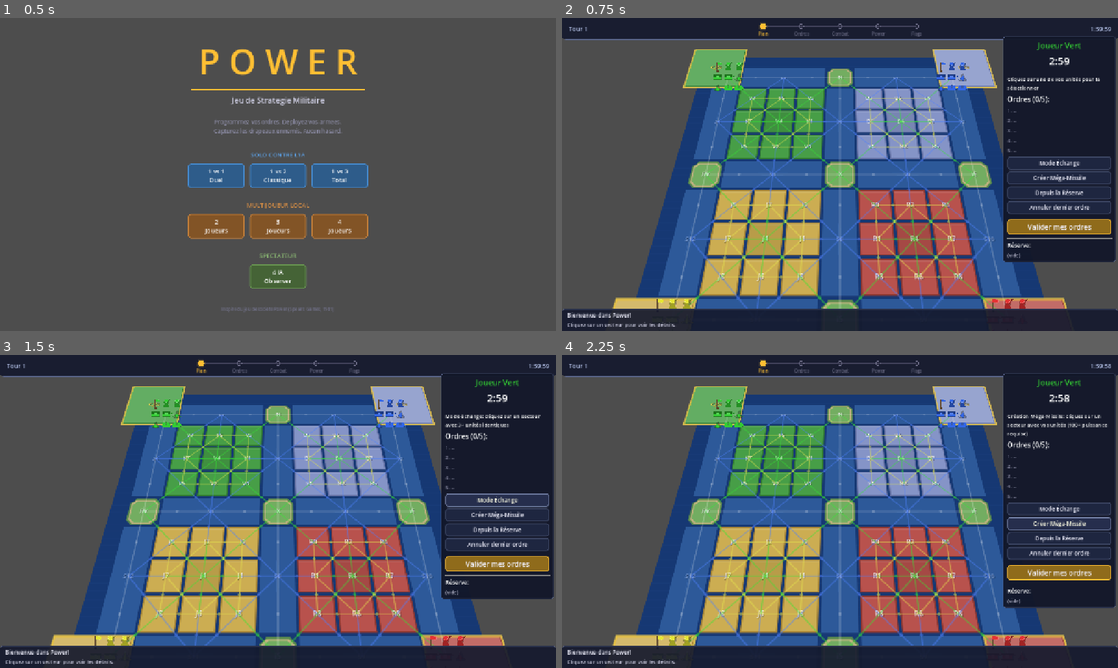
Above: before the commit, frames 1-4 (two rows, left to right).
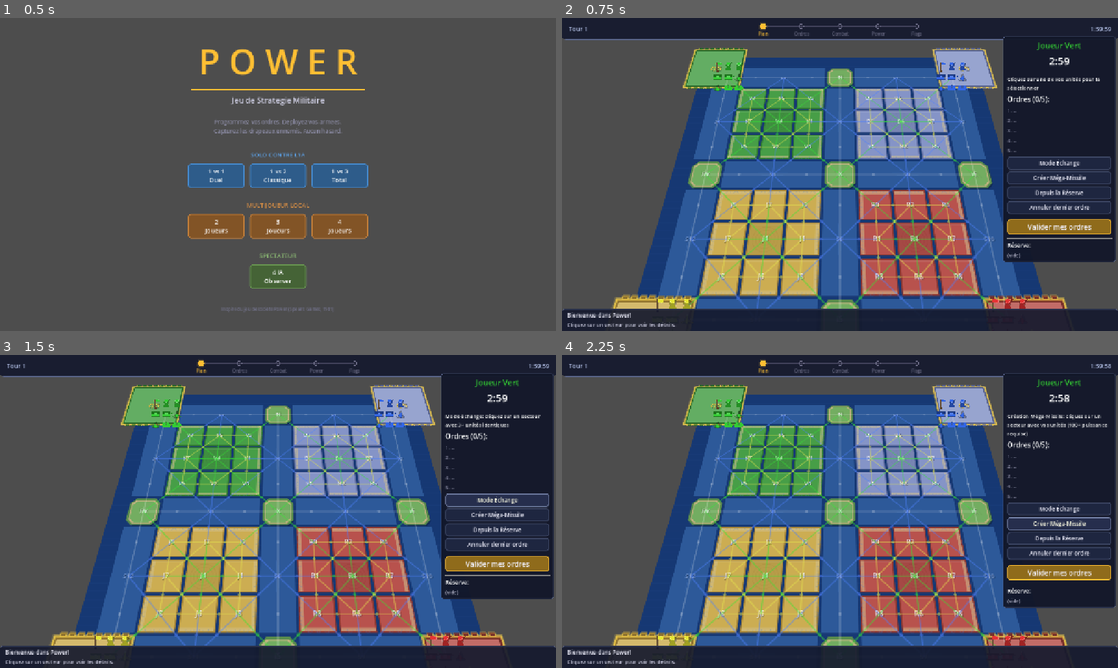
Above: after the commit, the same moments.

Repository: Njko/power_the_game
Game: Godot game, scene res://scenes/main.tscn
Two runs of this game, one before a commit and one after it. Both use one fixed random seed, a clock stepped at 60 frames per second and the inputs below.
Inputs:
- Up to frame 1 (0.5 s): no input
- Up to frame 2 (0.75 s): click "1 vs 1 Duel" at 0.5 s
- Up to frame 3 (1.5 s): click "Mode Échange" at 1.25 s
- Up to frame 4 (2.25 s): click "Créer Méga-Missile" at 2 s

Frame 1 is identical in both runs. In frame 2, 3.2% of the frame differs, in the area x 9-91%, y 9-93%; in frame 3, 3.2%; in frame 4, 3.2%.

Commit message:
feat: visual relief for board sectors — coastal sand, hill contours, island shadows, HQ battlements
Coastal sectors now show sand fringes on sea-facing edges with geometric
probe detection, plus wave arcs. Hill sectors (zone 4) have concentric
contour lines and a peak symbol. Islands get drop shadows and rock
hatching. HQs feature crenellated walls and a golden star emblem.

Co-Authored-By: Claude Opus 4.6 (1M context) <noreply@anthropic.com>

Diff:
--- a/scripts/board/board_renderer.gd
+++ b/scripts/board/board_renderer.gd
@@ -25,6 +25,8 @@
 const COLOR_LABEL_SHADOW := Color(0, 0, 0, 0.5)
 const COLOR_LABEL := Color(0.95, 0.95, 0.95)
 const COLOR_LABEL_DARK := Color(0.15, 0.15, 0.15)
+const COLOR_SAND := Color(0.82, 0.75, 0.55)
+const COLOR_WAVE_COAST := Color(0.3, 0.5, 0.8, 0.25)
 
 # Couleurs de territoire (base + bordure)
 const TERRITORY_COLORS := {
@@ -293,6 +295,8 @@
 			_draw_island_sector(inner, sector_id)
 		GameEnums.SectorType.HQ:
 			_draw_hq_sector(inner, sector)
+		GameEnums.SectorType.COASTAL:
+			_draw_coastal_sector(inner, sector, sector_id)
 		_:
 			_draw_land_sector(inner, sector, sector_id)
 
@@ -302,12 +306,12 @@
 	var fill: Color = colors[0]
 	var edge: Color = colors[1]
 
-	# Secteur central (4) légèrement plus foncé
 	var num := sector_id.right(1).to_int() if sector_id.length() > 1 else -1
-	if num == 4:
+	var is_hill := (num == 4)
+	if is_hill:
 		fill = fill.darkened(0.1)
 
-	# Fond avec bordure arrondie simulée
+	# Fond avec bordure
 	draw_rect(rect, edge)
 	var inner := Rect2(rect.position + Vector2(2, 2), rect.size - Vector2(4, 4))
 	draw_rect(inner, fill)
@@ -316,7 +320,118 @@
 	var shine := Rect2(inner.position, Vector2(inner.size.x, 3))
 	draw_rect(shine, Color(1, 1, 1, 0.08))
 
-	# Label
+	# Colline centrale: courbes de niveau + sommet
+	if is_hill:
+		var c := rect.get_center()
+		var hw := rect.size.x * 0.5
+		var contour_color := Color(edge.r, edge.g, edge.b, 0.3)
+		# 3 ellipses concentriques
+		for i in range(3):
+			var r: float = hw * (0.35 + 0.2 * i)
+			draw_arc(c, r, 0, TAU, 24, contour_color, 1.0)
+		# Symbole sommet (petit triangle)
+		var ts := 5.0  # taille du triangle
+		var peak_color := fill.lightened(0.25)
+		var triangle := PackedVector2Array([
+			c + Vector2(0, -ts),
+			c + Vector2(-ts * 0.8, ts * 0.6),
+			c + Vector2(ts * 0.8, ts * 0.6),
+		])
+		draw_colored_polygon(triangle, peak_color)
+
+	_draw_sector_label(rect, sector_id, COLOR_LABEL, 10)
+
+func _draw_coastal_sector(rect: Rect2, sector: Sector, sector_id: String) -> void:
+	var prefix := sector_id.left(1)
+	var colors: Array = TERRITORY_COLORS.get(prefix, [Color.GRAY, Color.DIM_GRAY])
+	var fill: Color = colors[0]
+	var edge: Color = colors[1]
+
+	# Fond de base (comme land)
+	draw_rect(rect, edge)
+	var inner := Rect2(rect.position + Vector2(2, 2), rect.size - Vector2(4, 4))
+	draw_rect(inner, fill)
+
+	# Reflet subtil en haut
+	var shine := Rect2(inner.position, Vector2(inner.size.x, 3))
+	draw_rect(shine, Color(1, 1, 1, 0.08))
+
+	# Détecter les bords adjacents à la mer/île par intersection géométrique
+	var sand_color := Color(COLOR_SAND.r, COLOR_SAND.g, COLOR_SAND.b, 0.55)
+	var band := 5.0
+	var probe := 6.0  # Distance de sonde au-delà du bord
+
+	# Sondes pour chaque bord : petits rects qui dépassent de chaque côté
+	var edge_probes := {
+		"top": Rect2(rect.position.x, rect.position.y - probe, rect.size.x, probe),
+		"bottom": Rect2(rect.position.x, rect.end.y, rect.size.x, probe),
+		"left": Rect2(rect.position.x - probe, rect.position.y, probe, rect.size.y),
+		"right": Rect2(rect.end.x, rect.position.y, probe, rect.size.y),
+	}
+
+	# Trouver quels bords touchent un secteur mer/île
+	var sea_edges: Array[String] = []
+	for edge_name in edge_probes:
+		var probe_rect: Rect2 = edge_probes[edge_name]
+		for other_id in sector_rects:
+			if other_id == sector_id:
+				continue
+			var other_sector: Sector = board_data.get_sector(other_id) if board_data else null
+			if other_sector == null:
+				continue
+			if other_sector.sector_type != GameEnums.SectorType.SEA and other_sector.sector_type != GameEnums.SectorType.ISLAND:
+				continue
+			if probe_rect.intersects(sector_rects[other_id]):
+				sea_edges.append(edge_name)
+				break
+
+	# Dessiner la frange sable sur chaque bord détecté
+	for edge_name in sea_edges:
+		match edge_name:
+			"top":
+				draw_rect(Rect2(inner.position.x, inner.position.y, inner.size.x, band), sand_color)
+			"bottom":
+				draw_rect(Rect2(inner.position.x, inner.end.y - band, inner.size.x, band), sand_color)
+			"left":
+				draw_rect(Rect2(inner.position.x, inner.position.y, band, inner.size.y), sand_color)
+			"right":
+				draw_rect(Rect2(inner.end.x - band, inner.position.y, band, inner.size.y), sand_color)
+
+	# Coins sable : si deux bords adjacents ont du sable, remplir le coin
+	if "top" in sea_edges and "left" in sea_edges:
+		draw_rect(Rect2(inner.position.x, inner.position.y, band, band), sand_color)
+	if "top" in sea_edges and "right" in sea_edges:
+		draw_rect(Rect2(inner.end.x - band, inner.position.y, band, band), sand_color)
+	if "bottom" in sea_edges and "left" in sea_edges:
+		draw_rect(Rect2(inner.position.x, inner.end.y - band, band, band), sand_color)
+	if "bottom" in sea_edges and "right" in sea_edges:
+		draw_rect(Rect2(inner.end.x - band, inner.end.y - band, band, band), sand_color)
+
+	# Petites vagues le long des bords mer
+	var wave_color := COLOR_WAVE_COAST
+	for edge_name in sea_edges:
+		match edge_name:
+			"right":
+				var wx: float = inner.end.x - 3.0
+				for j in range(3):
+					var wy: float = inner.position.y + inner.size.y * (0.25 + 0.25 * j)
+					draw_arc(Vector2(wx, wy), 4.0, -PI * 0.5, PI * 0.5, 6, wave_color, 1.0)
+			"left":
+				var wx: float = inner.position.x + 3.0
+				for j in range(3):
+					var wy: float = inner.position.y + inner.size.y * (0.25 + 0.25 * j)
+					draw_arc(Vector2(wx, wy), 4.0, PI * 0.5, PI * 1.5, 6, wave_color, 1.0)
+			"bottom":
+				var wy: float = inner.end.y - 3.0
+				for j in range(3):
+					var wx: float = inner.position.x + inner.size.x * (0.25 + 0.25 * j)
+					draw_arc(Vector2(wx, wy), 4.0, 0, PI, 6, wave_color, 1.0)
+			"top":
+				var wy: float = inner.position.y + 3.0
+				for j in range(3):
+					var wx: float = inner.position.x + inner.size.x * (0.25 + 0.25 * j)
+					draw_arc(Vector2(wx, wy), 4.0, PI, TAU, 6, wave_color, 1.0)
+
 	_draw_sector_label(rect, sector_id, COLOR_LABEL, 10)
 
 func _draw_sea_sector(rect: Rect2, sector_id: String) -> void:
@@ -340,19 +455,25 @@
 	var c := rect.get_center()
 	var hw := rect.size.x / 2 - CELL_PADDING
 	var hh := rect.size.y / 2 - CELL_PADDING
-	var cut := hw * 0.35  # Taille de la coupe des coins
+	var cut := hw * 0.35
 
 	# Points de l'octogone (sens horaire depuis haut-gauche)
 	var points := PackedVector2Array([
-		c + Vector2(-hw + cut, -hh),      # haut-gauche → droite
-		c + Vector2(hw - cut, -hh),        # haut-droite → gauche
-		c + Vector2(hw, -hh + cut),        # haut-droite → bas
-		c + Vector2(hw, hh - cut),         # bas-droite → haut
-		c + Vector2(hw - cut, hh),         # bas-droite → gauche
-		c + Vector2(-hw + cut, hh),        # bas-gauche → droite
-		c + Vector2(-hw, hh - cut),        # bas-gauche → haut
-		c + Vector2(-hw, -hh + cut),       # haut-gauche → bas
+		c + Vector2(-hw + cut, -hh),
+		c + Vector2(hw - cut, -hh),
+		c + Vector2(hw, -hh + cut),
+		c + Vector2(hw, hh - cut),
+		c + Vector2(hw - cut, hh),
+		c + Vector2(-hw + cut, hh),
+		c + Vector2(-hw, hh - cut),
+		c + Vector2(-hw, -hh + cut),
 	])
+
+	# Ombre portée (effet d'élévation)
+	var shadow_points := PackedVector2Array()
+	for p in points:
+		shadow_points.append(p + Vector2(3, 3))
+	draw_colored_polygon(shadow_points, Color(0, 0, 0, 0.3))
 
 	# Bordure de plage (octogone extérieur)
 	draw_colored_polygon(points, Color(0.75, 0.70, 0.50))
@@ -363,10 +484,20 @@
 		inner_points.append(c + (p - c) * 0.85)
 	draw_colored_polygon(inner_points, COLOR_ISLAND)
 
-	# Bordure
-	draw_polyline(points, COLOR_ISLAND_EDGE, 1.5, true)
-	# Fermer le polyline (dernier → premier point)
-	draw_line(points[-1], points[0], COLOR_ISLAND_EDGE, 1.5)
+	# Bordure épaisse
+	draw_polyline(points, COLOR_ISLAND_EDGE, 2.0, true)
+	draw_line(points[-1], points[0], COLOR_ISLAND_EDGE, 2.0)
+
+	# Hachures rocheuses (lignes diagonales)
+	var hatch_color := Color(COLOR_ISLAND_EDGE.r, COLOR_ISLAND_EDGE.g, COLOR_ISLAND_EDGE.b, 0.25)
+	for i in range(4):
+		var offset: float = -hw * 0.4 + hw * 0.2 * i
+		var p1 := c + Vector2(offset, -hh * 0.4)
+		var p2 := c + Vector2(offset + hw * 0.25, hh * 0.3)
+		draw_line(p1, p2, hatch_color, 1.0)
+
+	# Point culminant au centre
+	draw_circle(c, 3.0, Color(0.6, 0.85, 0.5, 0.5))
 
 	# Reflet subtil en haut
 	var shine_points := PackedVector2Array([
@@ -390,25 +521,52 @@
 	var colors: Array = TERRITORY_COLORS.get(prefix, [Color.GRAY, Color.DIM_GRAY])
 	var fill: Color = colors[0].lightened(0.15)
 	var edge: Color = COLOR_HQ_GLOW
+	var wall_color: Color = colors[1].darkened(0.15)
 
 	# Lueur extérieure
-	var glow := Rect2(rect.position - Vector2(2, 2), rect.size + Vector2(4, 4))
-	draw_rect(glow, Color(edge.r, edge.g, edge.b, 0.25))
-
-	# Fond
-	draw_rect(rect, colors[1])
-	var inner := Rect2(rect.position + Vector2(2, 2), rect.size - Vector2(4, 4))
+	var glow := Rect2(rect.position - Vector2(3, 3), rect.size + Vector2(6, 6))
+	draw_rect(glow, Color(edge.r, edge.g, edge.b, 0.2))
+
+	# Fond avec murs épais
+	draw_rect(rect, wall_color)
+	var inner := Rect2(rect.position + Vector2(4, 4), rect.size - Vector2(8, 8))
 	draw_rect(inner, fill)
 
-	# Bordure dorée
-	draw_rect(rect, edge, false, 2.5)
-
-	# Texte HQ
+	# Bordure dorée épaisse
+	draw_rect(rect, edge, false, 3.0)
+
+	# Créneaux sur le bord supérieur
+	var cren_h := 5.0
+	var cren_w := 8.0
+	var gap := 4.0
+	var total_w: float = rect.size.x
+	var num_crens: int = int(total_w / (cren_w + gap))
+	var start_x: float = rect.position.x + (total_w - num_crens * (cren_w + gap) + gap) * 0.5
+	for i in range(num_crens):
+		var cx: float = start_x + i * (cren_w + gap)
+		draw_rect(Rect2(cx, rect.position.y - cren_h, cren_w, cren_h), wall_color)
+		draw_rect(Rect2(cx, rect.position.y - cren_h, cren_w, cren_h), edge, false, 1.0)
+
+	# Créneaux sur le bord inférieur
+	for i in range(num_crens):
+		var cx: float = start_x + i * (cren_w + gap)
+		draw_rect(Rect2(cx, rect.end.y, cren_w, cren_h), wall_color)
+		draw_rect(Rect2(cx, rect.end.y, cren_w, cren_h), edge, false, 1.0)
+
+	# Étoile dorée au-dessus du texte
+	var star_center := Vector2(rect.get_center().x, rect.get_center().y - 12)
+	var star_points := PackedVector2Array()
+	for i in range(8):
+		var angle: float = i * TAU / 8 - PI / 2
+		var r: float = 5.0 if i % 2 == 0 else 2.5
+		star_points.append(star_center + Vector2(cos(angle), sin(angle)) * r)
+	draw_colored_polygon(star_points, COLOR_HQ_GLOW)
+
+	# Texte QG
 	var font := ThemeDB.fallback_font
 	var text := "QG"
 	var text_size := font.get_string_size(text, HORIZONTAL_ALIGNMENT_CENTER, -1, 15)
-	var text_pos := rect.position + (rect.size - text_size) / 2 + Vector2(0, text_size.y * 0.7)
-	# Ombre
+	var text_pos := rect.position + (rect.size - text_size) / 2 + Vector2(0, text_size.y * 0.7 + 4)
 	draw_string(font, text_pos + Vector2(1, 1), text, HORIZONTAL_ALIGNMENT_LEFT, -1, 15, COLOR_LABEL_SHADOW)
 	draw_string(font, text_pos, text, HORIZONTAL_ALIGNMENT_LEFT, -1, 15, COLOR_HQ_GLOW)
 
